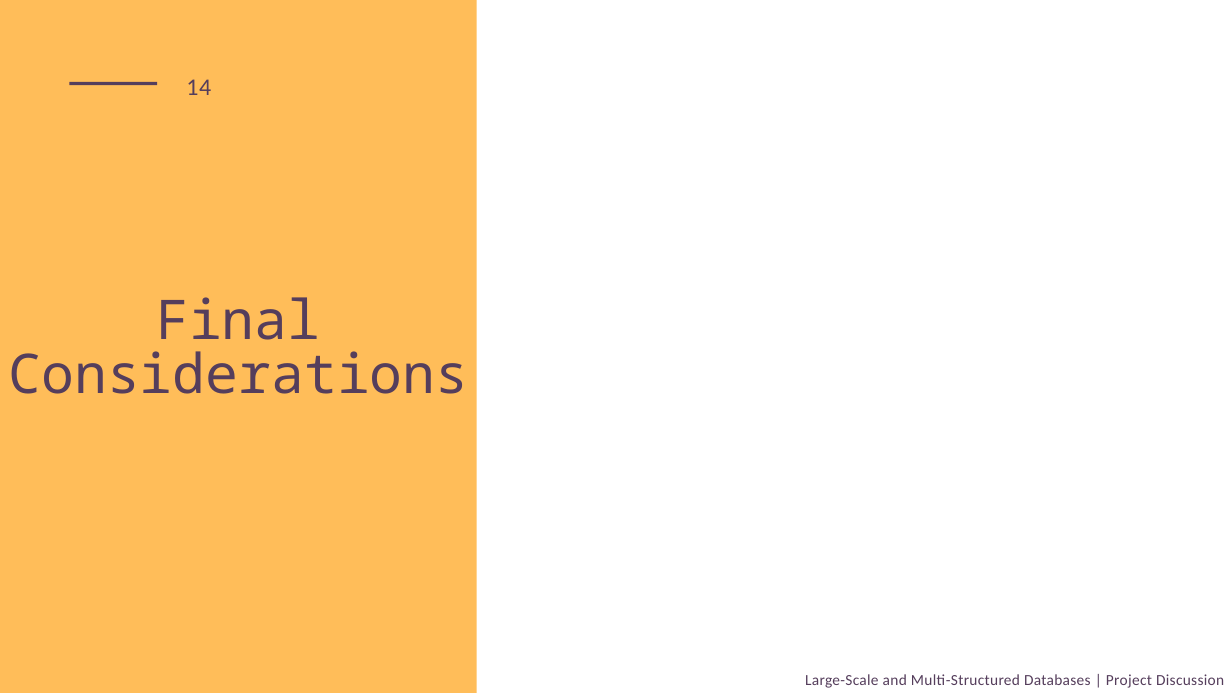
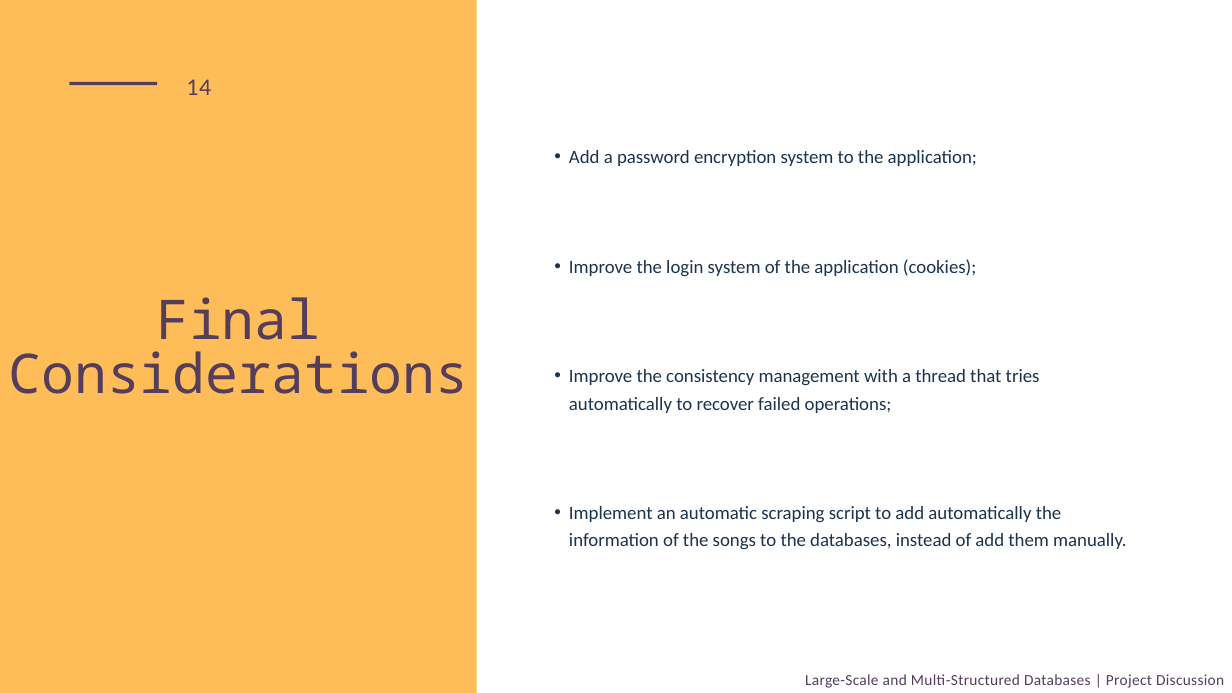
Before and after one commit to EhiSuper/syp, a slide deck: slide 14 of DesignPart/SYP_Project_Discussion.pptx. Drawn at 1232x693 pixels with LibreOffice and Linux fonts; fonts in the diff are those of the drawing. Boxes give left, top, right and bottom in pixels: in the first picture for what was removed or moved away, otherwise in the second. Text is boxed around its words. In the diff, an @@ line names an element or a change of style, - is before the commit and + after.

```diff
--- a/DesignPart/SYP_Project_Discussion.pptx
+++ b/DesignPart/SYP_Project_Discussion.pptx
@@ text added at (x1=569, y1=150, x2=1126, y2=549), 22 pt, text #1B344D @@
+  • Add a password encryption system to the application;
+  • Improve the login system of the application (cookies);
+  • Improve the consistency management with a thread that tries automatically to recover failed operations;
+  • Implement an automatic scraping script to add automatically the information of the songs to the databases, instead of add them manually.
```
Also in this commit, not shown: 2 other slides changed, 11 other files.
